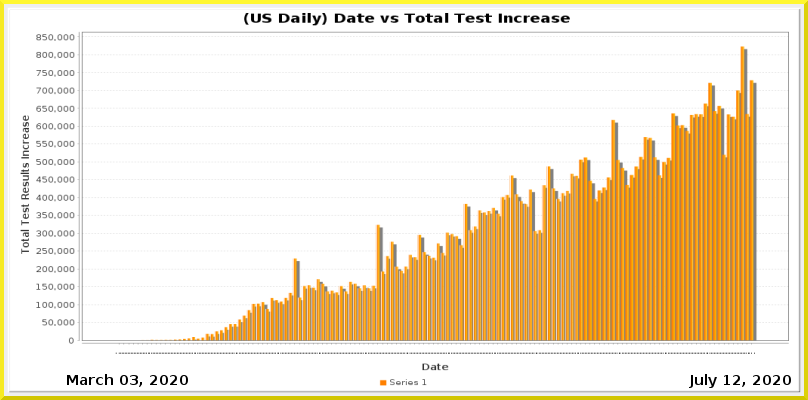
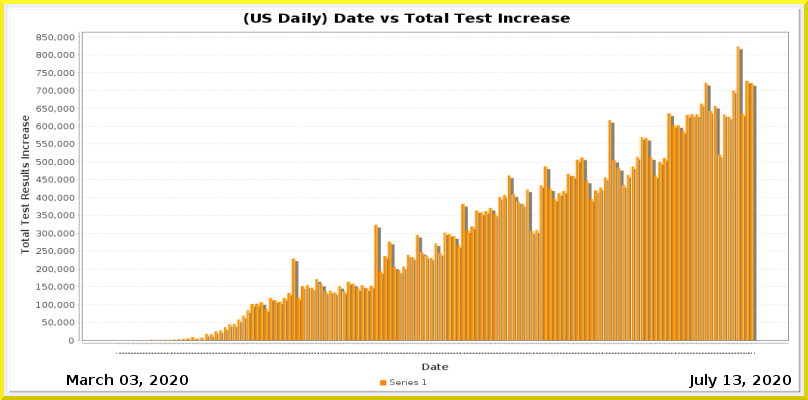
The second (808, 400) image is a revision of the first. Changes to its layers:
painted on "Current Date" over [733, 375, 741, 385]
painted on "Date_vs_TestIncrease.png" over [127, 46, 757, 354]
